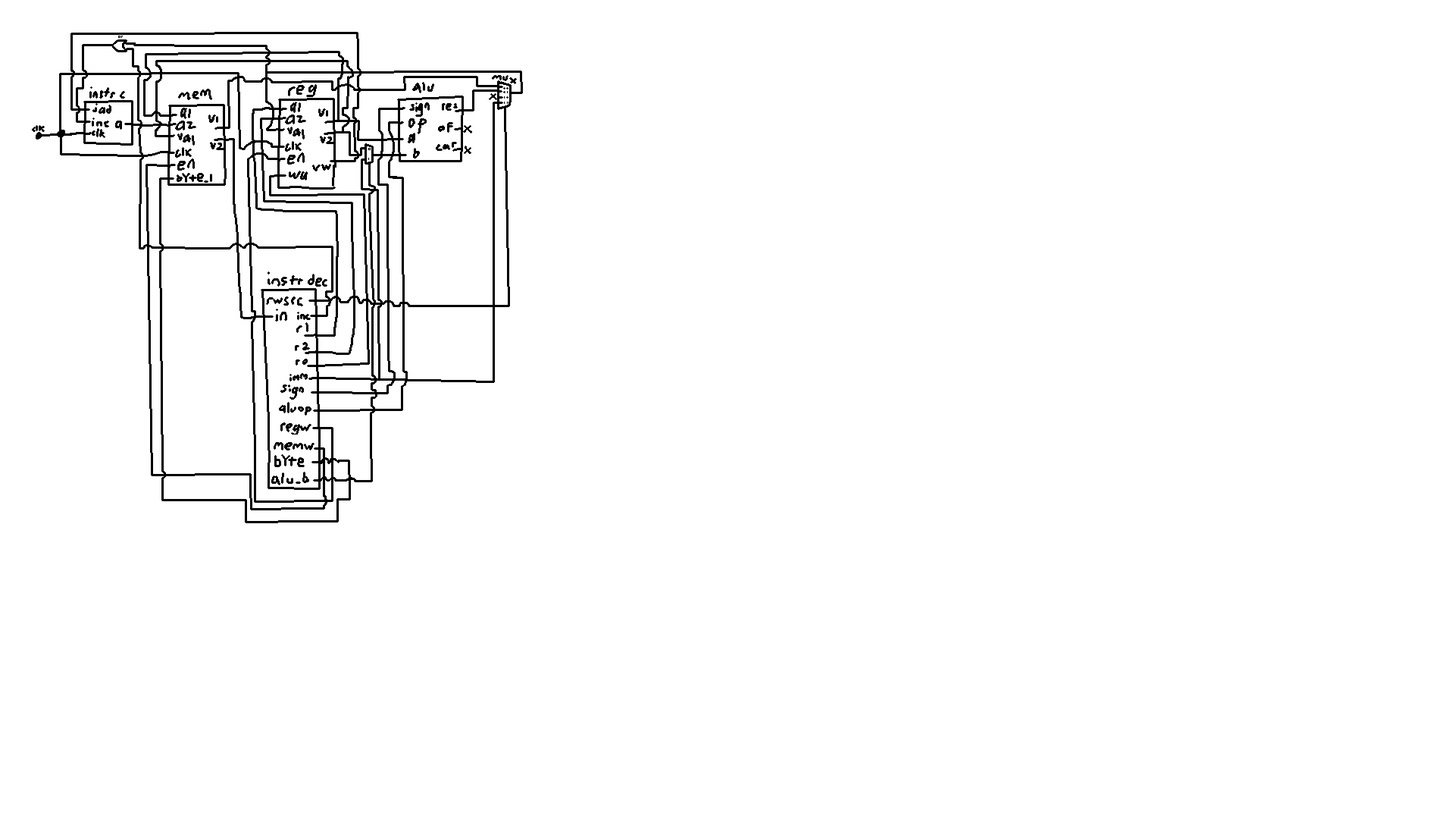
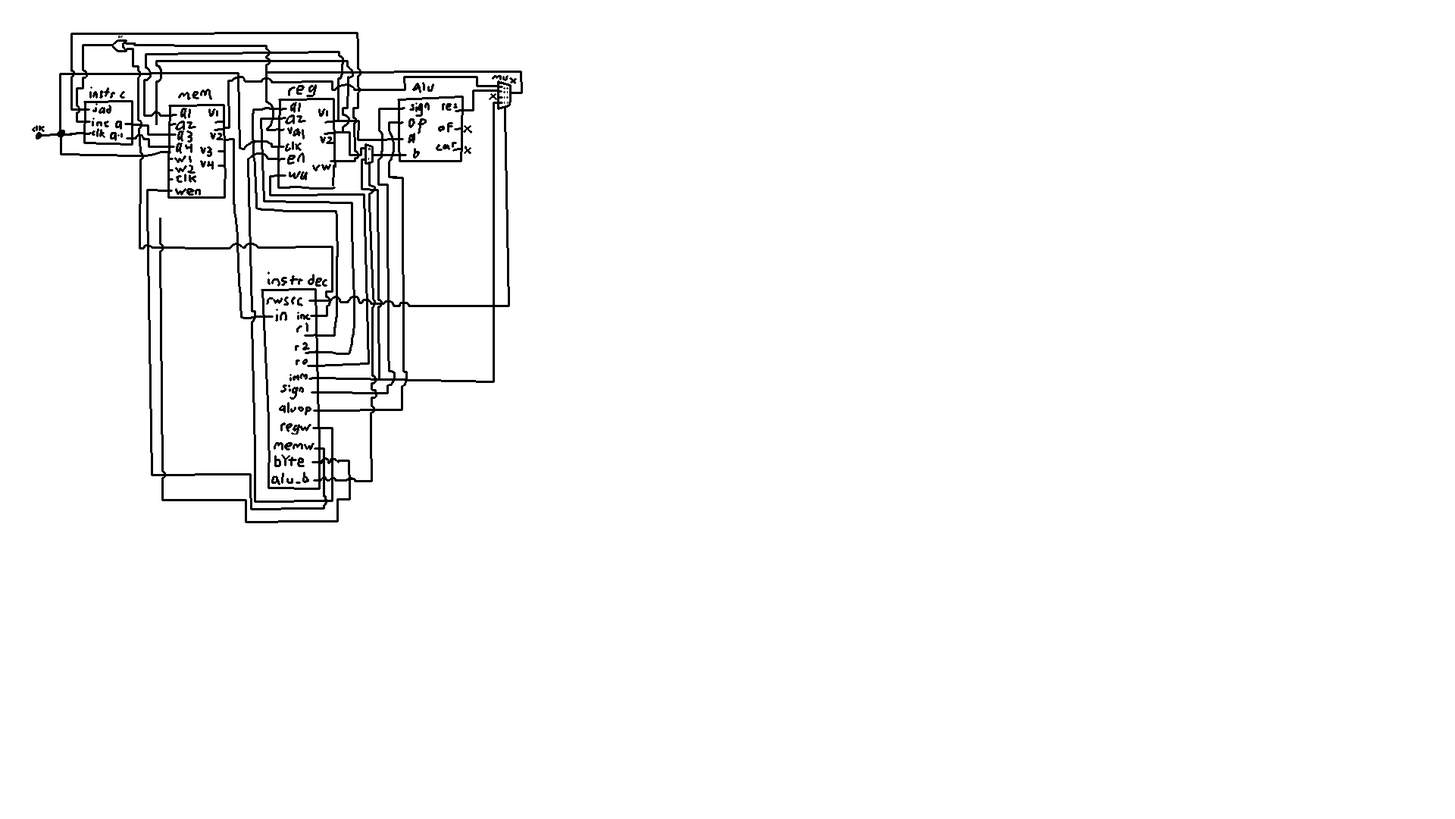
Layer changes from the first 1455×819 image to the second:
painted on "2" over [133, 120, 213, 218]
painted on "Background" over [109, 108, 226, 199]
